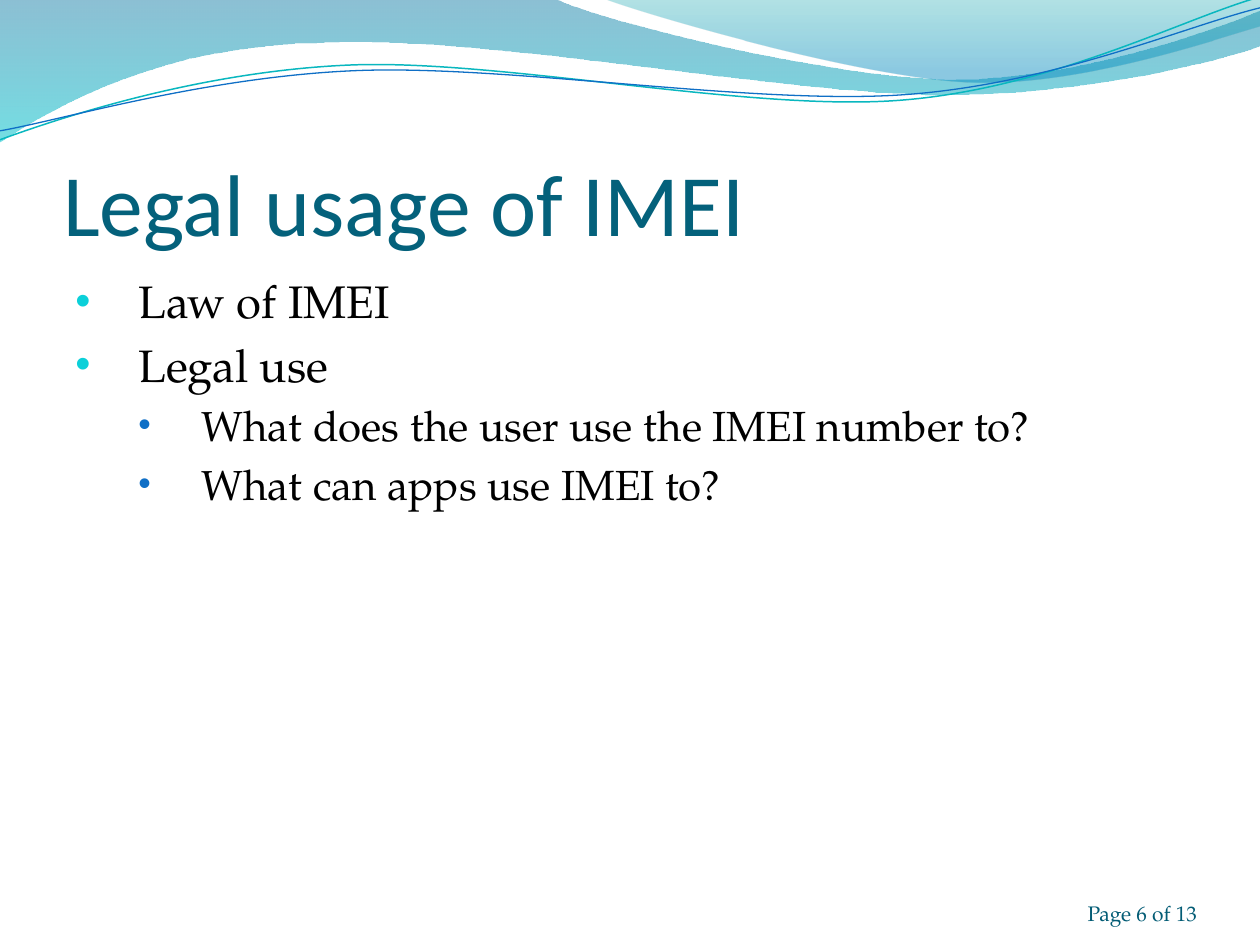
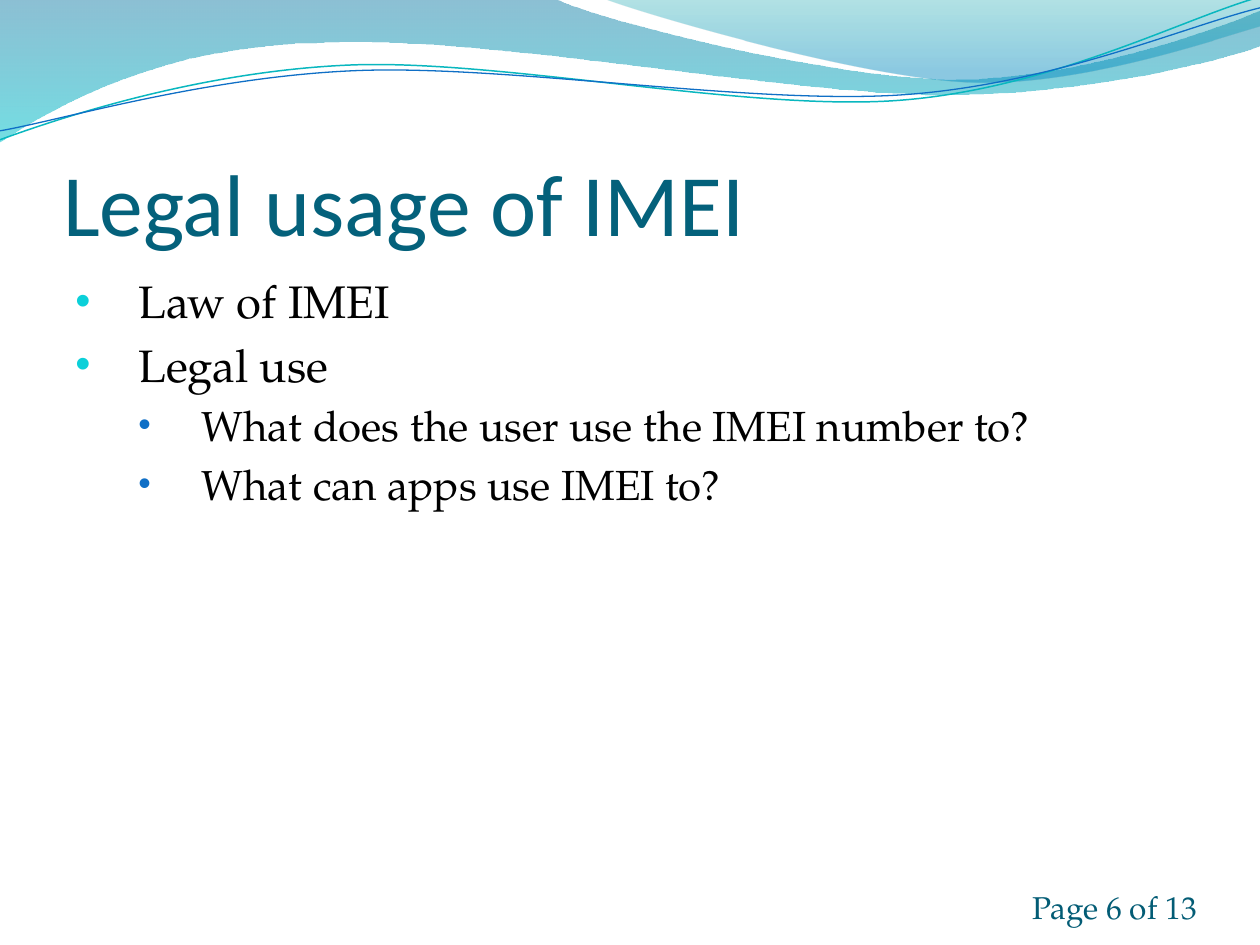
Before and after one commit to christianokeeffe/p0-uni, a slide deck: slide 6 of p0-uni/IMEI abuse on Android smartphones.pptx. Drawn at 1260x945 pixels with LibreOffice and Linux fonts; fonts in the diff are those of the drawing; background and template pictures are left out. Boxes give left, top, right and bottom in pixels: in the first picture for what was removed or moved away, otherwise in the second. Text is boxed around its words. In the diff, an @@ line names an element or a change of style, - is before the commit and + after.

```diff
--- a/p0-uni/IMEI abuse on Android smartphones.pptx
+++ b/p0-uni/IMEI abuse on Android smartphones.pptx
@@ text: place and size @@
-text at box(1088, 905, 1197, 927)
+text at box(1033, 896, 1196, 928)
@@ text at box(1033, 896, 1196, 928): size 12 to 18 pt @@
```
Also in this commit, not shown: 11 other slides changed.
